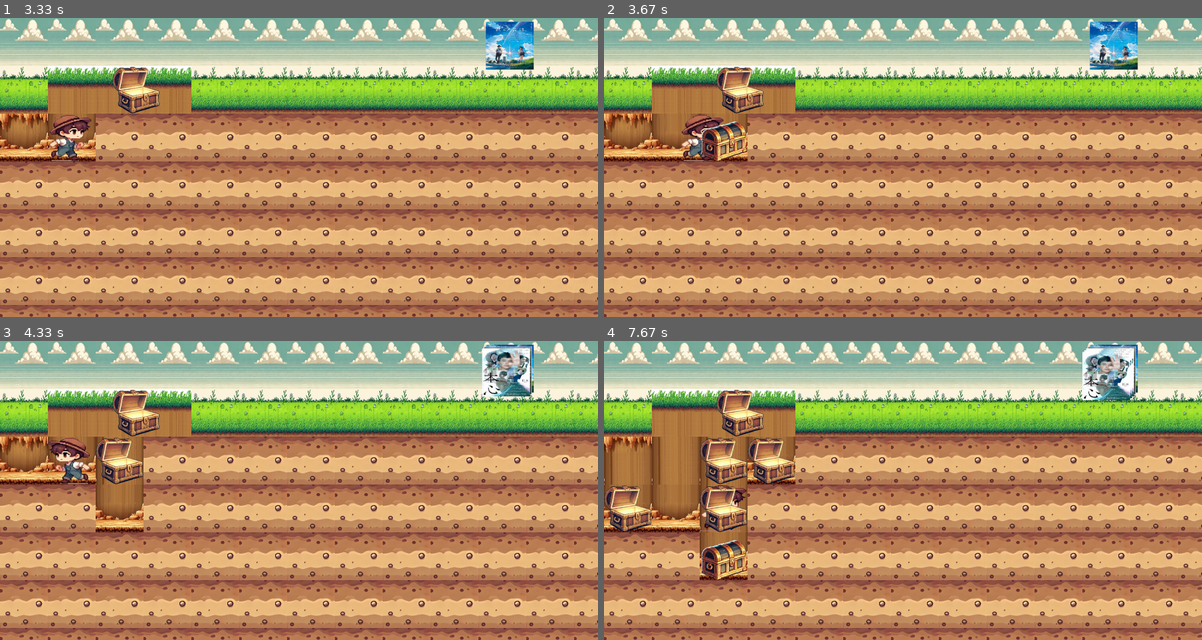
Above: before the commit, frames 1-4 (two rows, left to right).
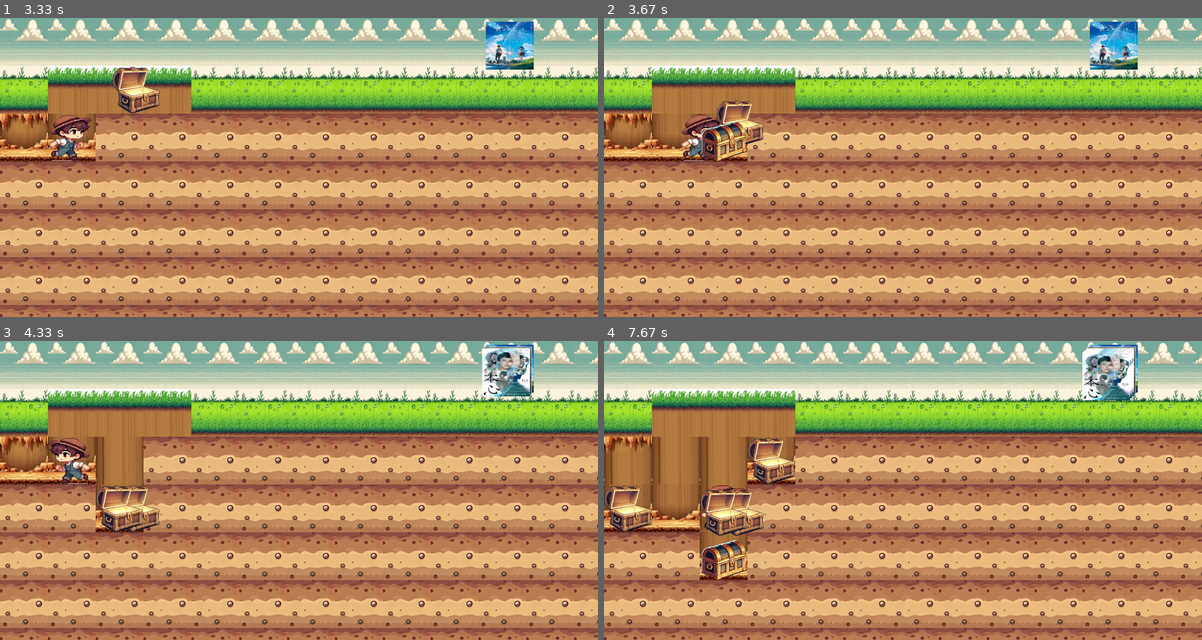
Above: after the commit, the same moments.

Repository: maixhashi/bokura_no_himitsukichi
Game: pygame game, started from app/main.py
Same seed, same stepped clock (60 frames per second), same inputs: the game is played once before the commit and once after it.
Inputs:
- Up to frame 1 (3.33 s): tap Space at 0.33, 0.73, 1.03, 1.23, 1.53, 1.73, 2.03, 2.3, 2.63, 2.93, 3.07 s; hold Right 0.67-1.13 s; hold Right 1.17-1.63 s; hold Left 1.67-2.2 s; hold Down 2.23-2.53 s; hold Left 2.57-2.97 s; hold Right from 3 s (still down)
- Up to frame 2 (3.67 s): tap Space at 3.37 s; release Right at 3.63 s
- Up to frame 3 (4.33 s): hold Down 3.67-4.03 s; tap Space at 3.73, 4.13 s; hold Left from 4.07 s (still down)
- Up to frame 4 (7.67 s): tap Space at 4.43, 4.63, 4.93, 5.13, 5.43, 5.63, 5.93, 6.2, 6.53, 6.83, 6.97, 7.27, 7.63 s; release Left at 4.53 s; hold Right 4.57-5.03 s; hold Right 5.07-5.53 s; hold Left 5.57-6.1 s; hold Right 6.13-6.43 s; hold Left 6.47-6.87 s; hold Right 6.9-7.53 s; hold Down from 7.57 s (still down)

Frame 1 is identical in both runs. In frame 2, 1.2% of the frame differs, in the area x 18-27%, y 16-43%; in frame 3, 2.6%, in the area x 16-27%, y 16-64%; in frame 4, 2.6%.

Commit message:
Modify_2024.12.30.04.01_宝箱の落下処理を再実装

Diff:
--- a/app/map.py
+++ b/app/map.py
@@ -147,7 +147,7 @@
                 self.map_data[dig_y][dig_x] = 3  # 掘削済みのタイルに変更
                 if random.random() < TREASURE_SPAWN_PROBABILITY:
                     treasure_x = dig_x * self.tile_size
-                    treasure_y = dig_y * self.tile_size
+                    treasure_y = (dig_y - 1) * self.tile_size
                     reward_image = random.choice(self.reward_images)  # 報酬画像をランダム選択
                     treasure = Treasure(treasure_x, treasure_y, gravity=5, reward_image_path=reward_image)
                     self.treasures.append(treasure)
--- a/app/treasure.py
+++ b/app/treasure.py
@@ -26,13 +26,12 @@
                 screen.blit(self.image, (self.x - camera.x, self.y - camera.y))
 
     def update(self, map_instance, clock, TILE_SIZE):
-        """宝箱の落下処理"""
-        if not self.on_ground:
-            self.on_ground, new_y = map_instance.is_on_ground(self.x, self.y, self.height)
-            if not self.on_ground:
-                self.y += self.gravity
-            else:
-                self.y = new_y
+        # 重力と地面判定
+        self.on_ground, new_y = map_instance.is_on_ground(self.x, self.y, self.height)
+        if self.on_ground:
+            self.y = new_y
+        else:
+            self.y += self.gravity
 
     def open(self, collected_rewards):
         """宝箱を開ける処理"""
